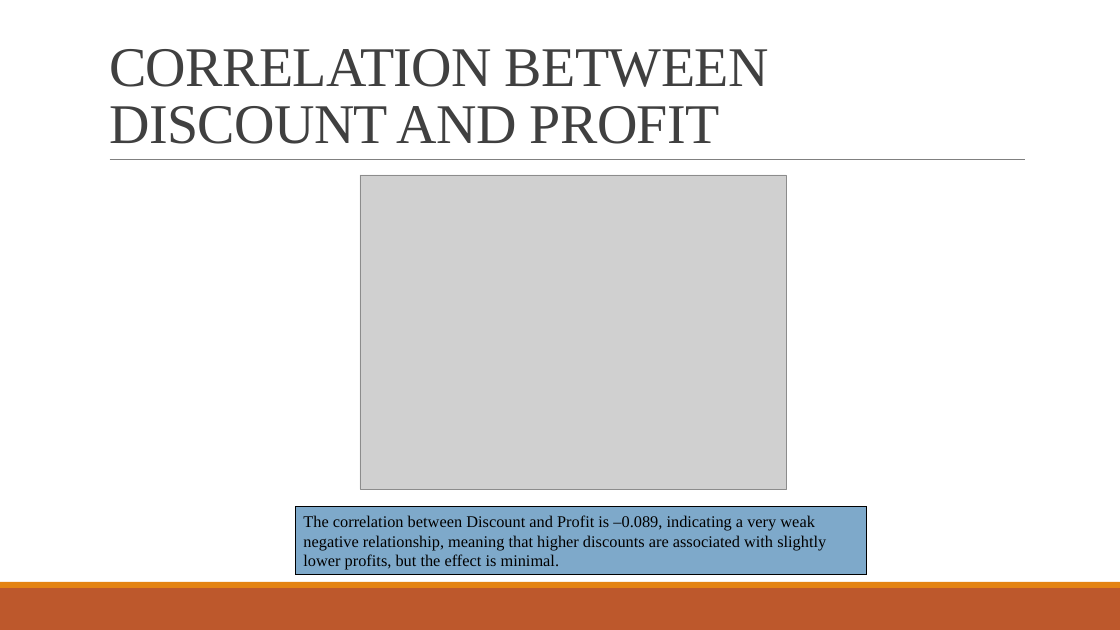
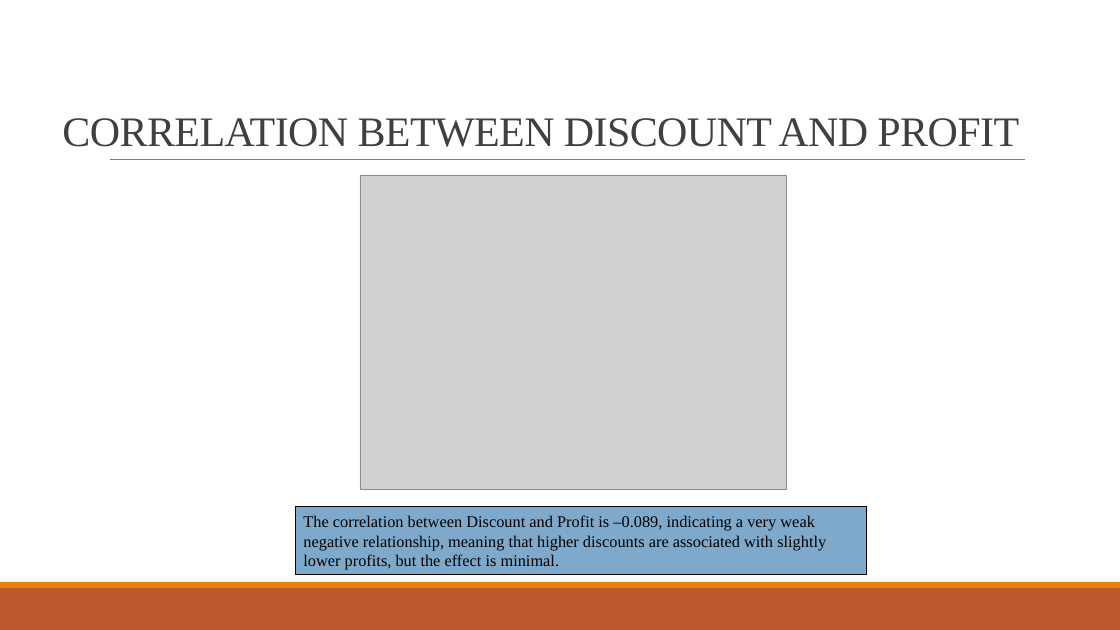
Before and after one commit to raphaelayerteyfloku1-bot/retail-sales-data-analysis, a slide deck: slide 21 of presentation.pptx. Drawn at 1120x630 pixels with LibreOffice and Linux fonts; fonts in the diff are those of the drawing; grey boxes stand for pictures. Boxes give left, top, right and bottom in pixels: in the first picture for what was removed or moved away, otherwise in the second. Text is boxed around its words. In the diff, an @@ line names an element or a change of style, - is before the commit and + after.

```diff
--- a/presentation.pptx
+++ b/presentation.pptx
@@ title "CORRELATION BETWEEN DISCOUNT AND PROFIT": place and size @@
-title "CORRELATION BETWEEN DISCOUNT AND PROFIT" at bbox=[109, 49, 769, 144]
+title "CORRELATION BETWEEN DISCOUNT AND PROFIT" at bbox=[62, 118, 1019, 147]
@@ title "CORRELATION BETWEEN DISCOUNT AND PROFIT" at bbox=[62, 118, 1019, 147]: size 48 to 36 pt @@
```
Also in this commit, not shown: 6 other slides changed.
